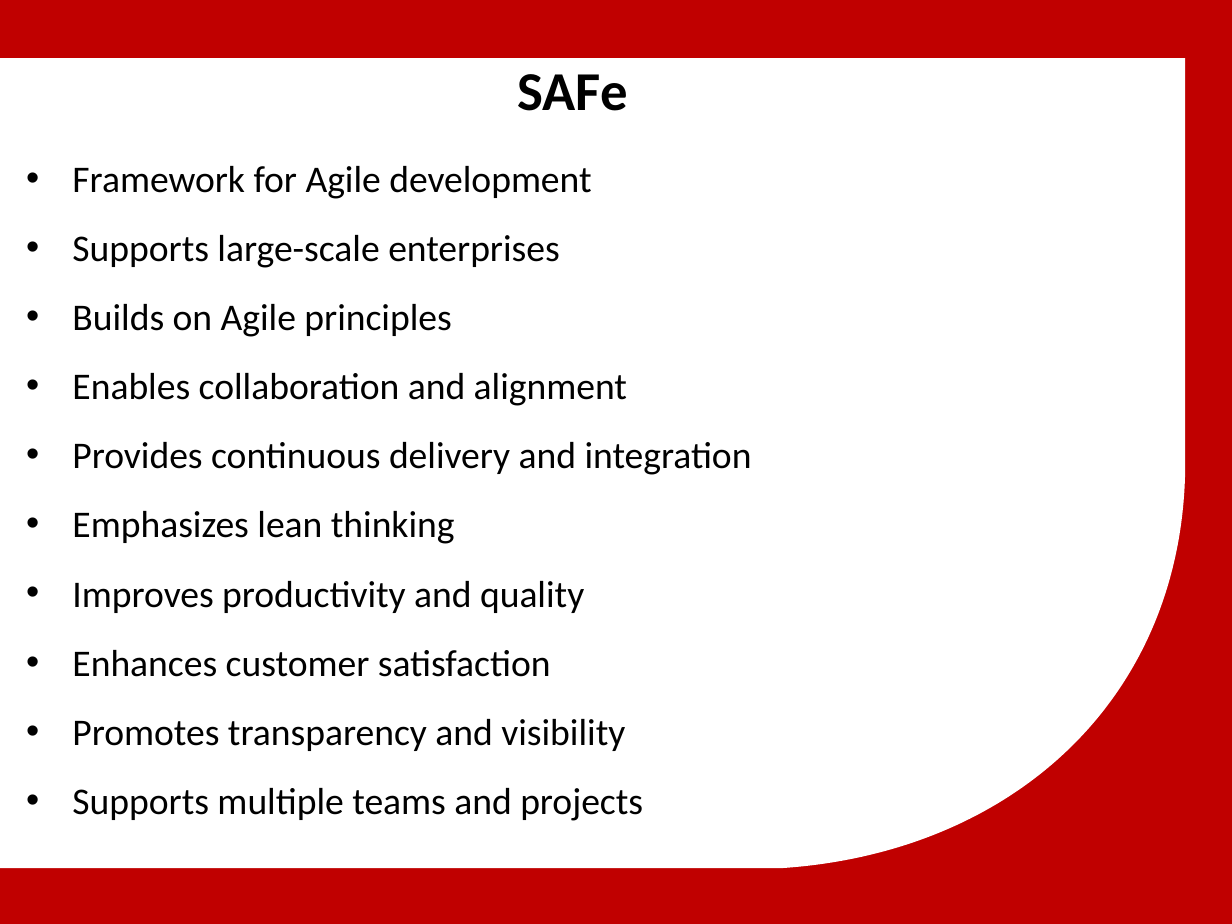
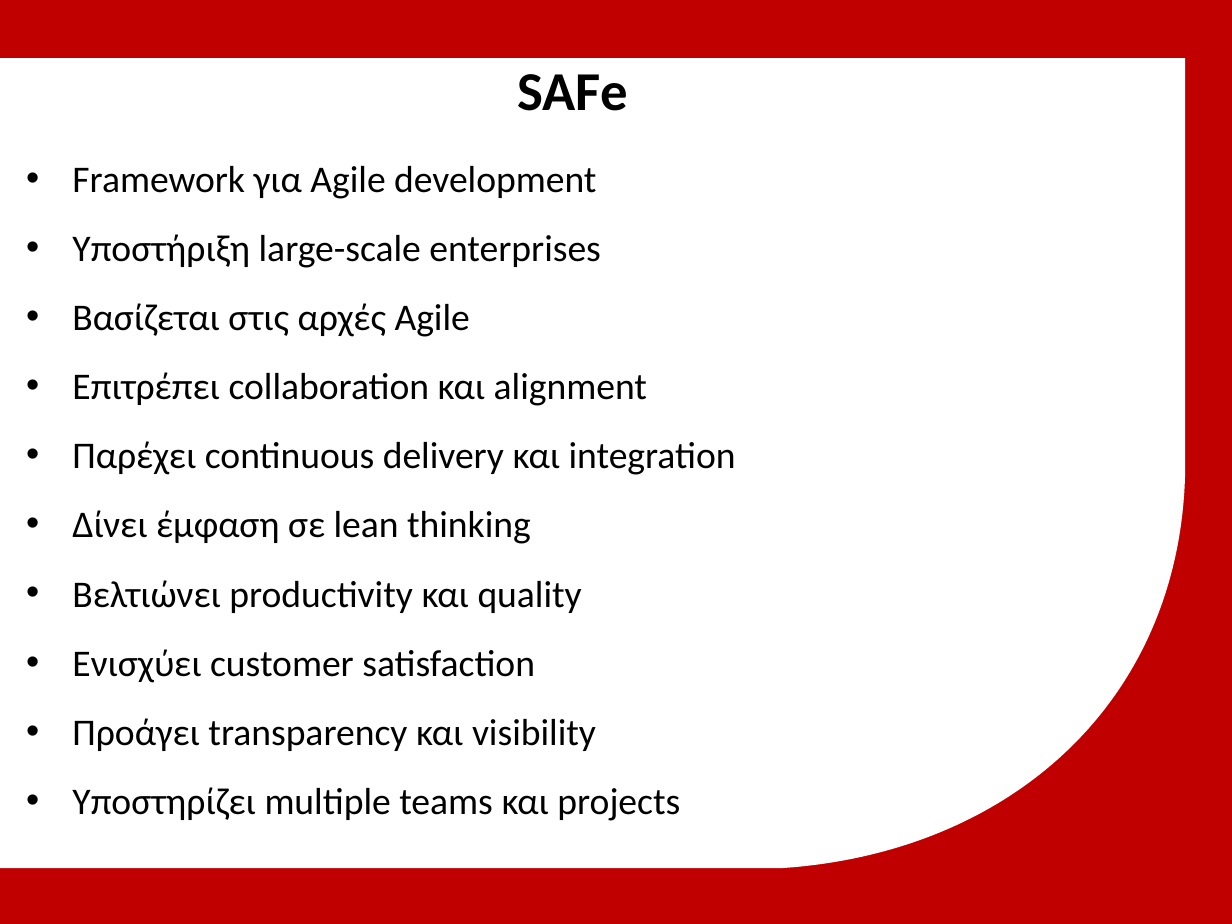
Before and after one commit to michailmarkou1995/MBA, a slide deck: slide 13 of Spiritual Wellbeing IV Professional Development and Applied Research/Μητροπολιτικό Κολλέγιο_ΣΕΚΦ[Μιχαηλ Μαρκου] IT in Global Business.pptx (slide 14 before the commit). Drawn at 1232x924 pixels with LibreOffice and Linux fonts; fonts in the diff are those of the drawing; background and template pictures are left out. Boxes give left, top, right and bottom in pixels: in the first picture for what was removed or moved away, otherwise in the second. Text is boxed around its words. In the diff, an @@ line names an element or a change of style, - is before the commit and + after.

```diff
--- a/Spiritual Wellbeing IV Professional Development and Applied Research/Μητροπολιτικό Κολλέγιο_ΣΕΚΦ[Μιχαηλ Μαρκου] IT in Global Business.pptx
+++ b/Spiritual Wellbeing IV Professional Development and Applied Research/Μητροπολιτικό Κολλέγιο_ΣΕΚΦ[Μιχαηλ Μαρκου] IT in Global Business.pptx
@@ text at (x1=72, y1=166, x2=736, y2=821): text changed @@
-• Framework for Agile development
-• Supports large-scale enterprises
-• Builds on Agile principles
-• Enables collaboration and alignment
-• Provides continuous delivery and integration
-• Emphasizes lean thinking
-• Improves productivity and quality
-• Enhances customer satisfaction
-• Promotes transparency and visibility
-• Supports multiple teams and projects
+• Framework για Agile development
+• Υποστήριξη large-scale enterprises
+• Βασίζεται στις αρχές Agile
+• Επιτρέπει collaboration και alignment
+• Παρέχει continuous delivery και integration
+• Δίνει έμφαση σε lean thinking
+• Βελτιώνει productivity και quality
+• Ενισχύει customer satisfaction
+• Προάγει transparency και visibility
+• Υποστηρίζει multiple teams και projects
```
Also in this commit, not shown: 3 other slides changed, 2 slides removed.
